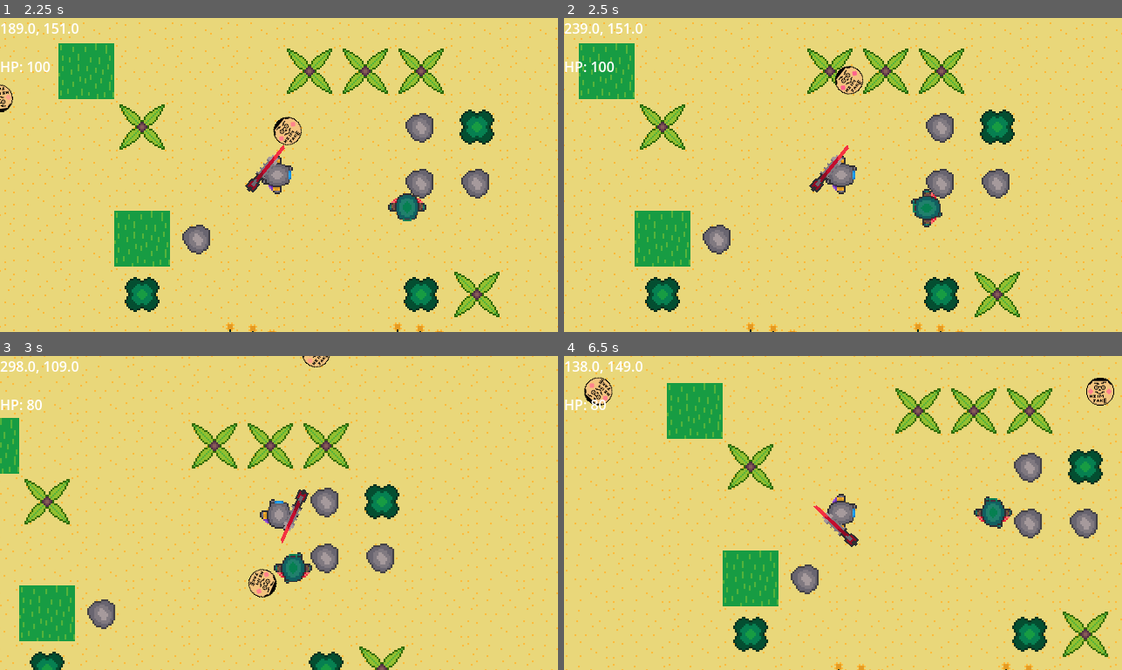
Above: before the commit, frames 1-4 (two rows, left to right).
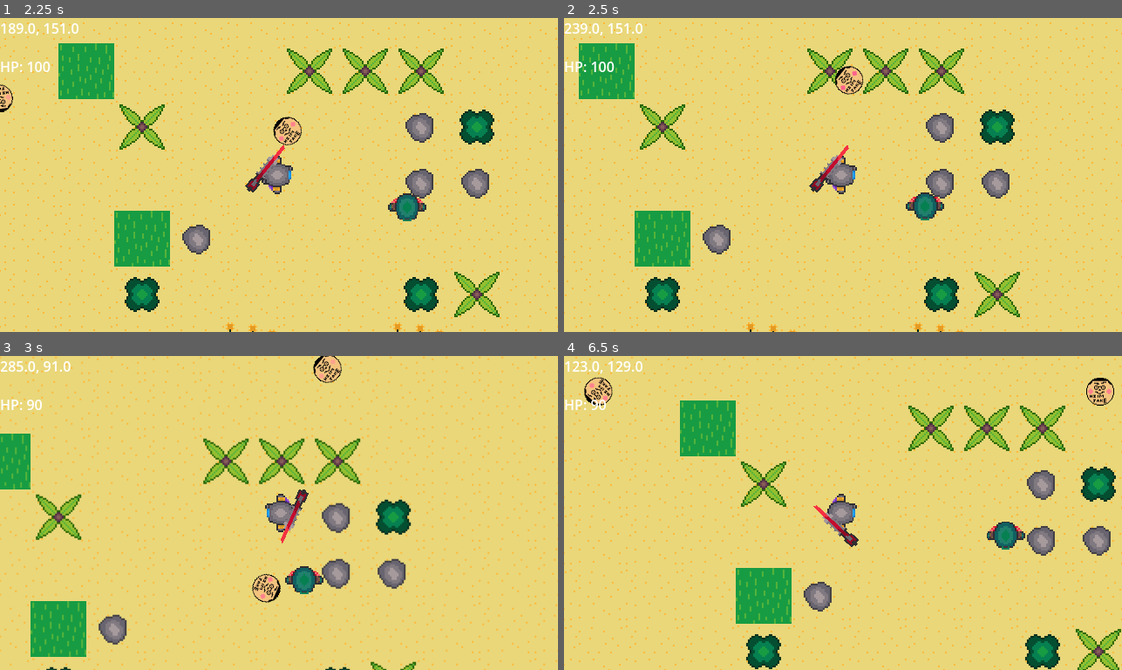
Above: after the commit, the same moments.

Repository: coder1015/real-roguelite
Game: Godot game, scene res://Scenes/Main.tscn
The game is run twice, just before and just after one commit, with the same random seed, the same clock (stepped at 60 frames per second) and the same inputs.
Inputs (mouse positions are in pixels of both pictures, inside the frame that each line leads up to):
- Up to frame 1 (2.25 s): tap Enter at 0.5 s; move the mouse to (401, 159) at 0.52 s; hold D (move_right) 0.53-1.28 s; click (401, 159) at 0.6 s; move the mouse to (167, 190) at 1.27 s; hold S (move_down) 1.28-2.03 s; click (167, 190) at 1.35 s; move the mouse to (334, 105) at 2.02 s; hold D (move_right) from 2.03 s (still down); click (334, 105) at 2.1 s
- Up to frame 2 (2.5 s): keep holding D (move_right)
- Up to frame 3 (3 s): move the mouse to (251, 575) at 2.77 s; release D (move_right) at 2.78 s; hold W (move_up) from 2.78 s (still down); click (251, 575) at 2.85 s
- Up to frame 4 (6.5 s): move the mouse to (1010, 560) at 3.52 s; release W (move_up) at 3.53 s; hold A (move_left) 3.53-5.03 s; click (1010, 560) at 3.6 s; move the mouse to (675, 465) at 4.27 s; click (675, 465) at 4.35 s; move the mouse to (870, 513) at 5.02 s; hold S (move_down) 5.03-5.78 s; click (870, 513) at 5.1 s; move the mouse to (759, 434) at 5.77 s; hold D (move_right) from 5.78 s (still down); click (759, 434) at 5.85 s

Frame 1 is identical in both runs. In frame 2, 0.3% of the frame differs, in the area x 61-69%, y 54-67%; in frame 3, 17%; in frame 4, 19%, in the area x 0-100%, y 0-100%.

Commit message:
more knockback

Diff:
--- a/real-roguelike-godot-name/Scripts/enemy.gd
+++ b/real-roguelike-godot-name/Scripts/enemy.gd
@@ -5,21 +5,43 @@
 var player_chase = false
 var player = null
 var health = 100
+var knockback_velocity: Vector2 = Vector2.ZERO
+var damage_cooldown = false
 
 func _ready() -> void:
 	$Hurtbox.hit_taken.connect(_on_hurtbox_hit_taken)
 	$Hitbox.area_entered.connect(_on_hitbox_area_entered)
 	$Hitbox.monitoring = true
 
-func _physics_process(delta: float) -> void:
+func _physics_process(delta):
 	if player_chase:
-		var direction = (player.position - position).normalized()
-		velocity = direction * speed
-		_animate(direction)
+		var direction = (player.global_position - global_position).normalized()
+		velocity = direction * speed + knockback_velocity
 	else:
-		velocity = Vector2.ZERO
+		velocity = knockback_velocity
+
 	move_and_slide()
+	knockback_velocity = knockback_velocity.lerp(Vector2.ZERO, 10 * delta)
+	check_player_overlap()
 
+func check_player_overlap():
+	if damage_cooldown:
+		return
+
+	for area in $Hitbox.get_overlapping_areas():
+		if area.is_in_group("hurtbox"):
+			var player = area.get_parent()
+
+			var direction = (player.global_position - global_position).normalized()
+			var knockback = direction * 300
+
+			player.take_damage(10, knockback)
+
+			damage_cooldown = true
+			await get_tree().create_timer(0.5).timeout
+			damage_cooldown = false
+
+			break
 
 func take_damage(damage: int, knockback: Vector2) -> void:
 	health -= damage
@@ -43,8 +65,10 @@
 
 func _on_hitbox_area_entered(area: Area2D) -> void:
 	if area.is_in_group("hurtbox"):
-		var direction = (area.global_position - global_position).normalized()
-		$Hitbox.knockback_direction = direction * 300
+		var player = area.get_parent()
+		var direction = (player.global_position - global_position).normalized()
+		var knockback = direction * 300
+		player.take_damage(10, knockback)
 
 func _animate(direction):
 	$AnimatedSprite2D.play()
--- a/real-roguelike-godot-name/Scripts/player.gd
+++ b/real-roguelike-godot-name/Scripts/player.gd
@@ -5,6 +5,7 @@
 var screen_size
 var hp: int = 100
 var invincible: bool = false
+var knockback_velocity: Vector2 = Vector2.ZERO
 
 func _ready() -> void:
 	screen_size = get_viewport_rect().size
@@ -14,23 +15,25 @@
 
 
 func _physics_process(delta: float) -> void:
-	velocity = Vector2.ZERO
+	var input_velocity = Vector2.ZERO
+
 	if Input.is_action_pressed("move_right"):
-		velocity.x += 1
+		input_velocity.x += 1
 	if Input.is_action_pressed("move_left"):
-		velocity.x -= 1
+		input_velocity.x -= 1
 	if Input.is_action_pressed("move_down"):
-		velocity.y += 1
+		input_velocity.y += 1
 	if Input.is_action_pressed("move_up"):
-		velocity.y -= 1
-	if velocity.length() > 0:
-		velocity = velocity.normalized() * speed
+		input_velocity.y -= 1
+
+	if input_velocity.length() > 0:
+		input_velocity = input_velocity.normalized() * speed
+
+	velocity = input_velocity + knockback_velocity
+
 	_animate()
-
-
 	move_and_slide()
-
-
+	knockback_velocity = knockback_velocity.lerp(Vector2.ZERO, 10 * delta)
 func start(pos):
 	position = pos
 	show()
@@ -43,7 +46,7 @@
 	if invincible:
 		return
 	hp -= damage
-	velocity += knockback
+	knockback_velocity = knockback
 	invincible = true
 	$IFrameTimer.start(0.6)
 	if hp <= 0:
